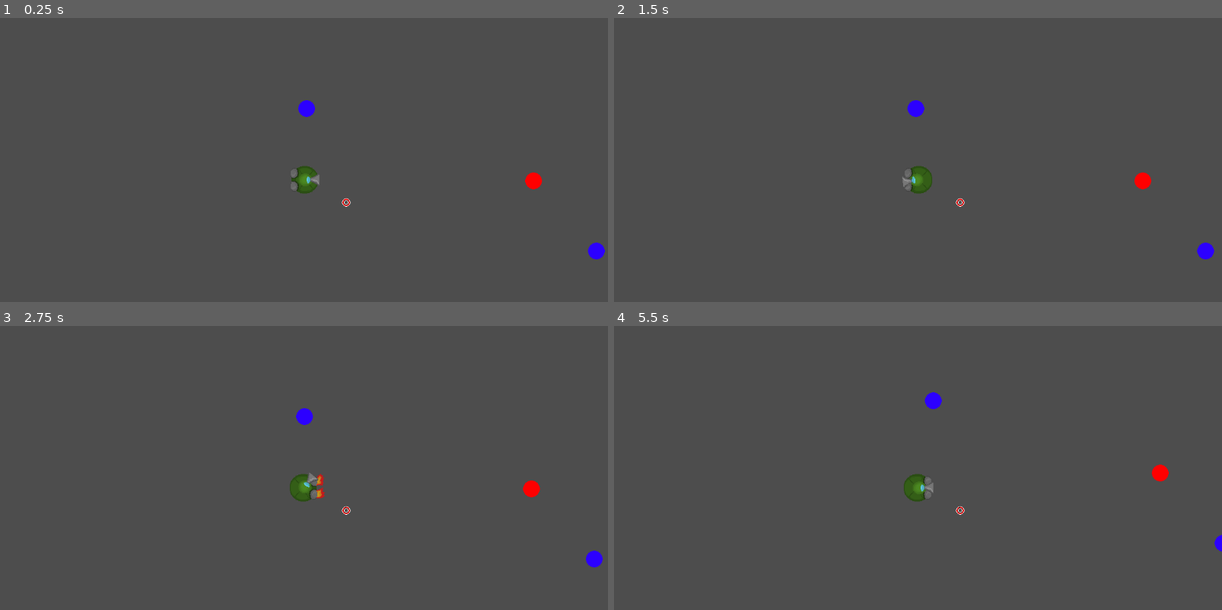
Above: before the commit, frames 1-4 (two rows, left to right).
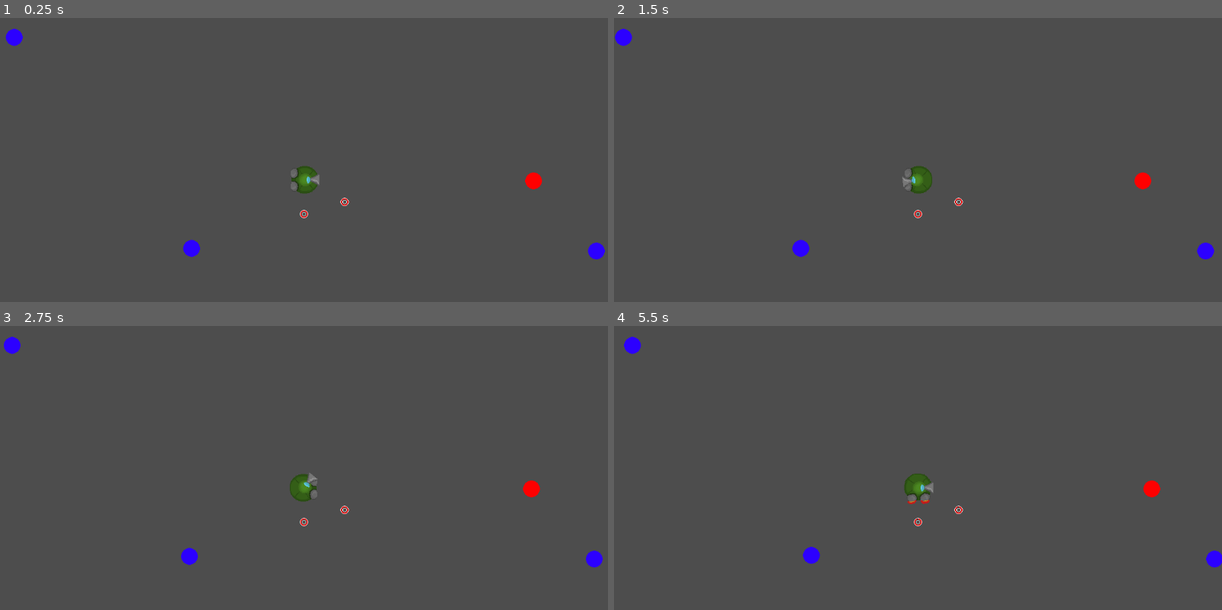
Above: after the commit, the same moments.

Repository: vmaxime03/ZigobarsJam
Game: Godot game, scene res://scenes/debug.tscn
Same seed, same stepped clock (60 frames per second), same inputs: the game is played once before the commit and once after it.
Inputs (mouse positions are in pixels of both pictures, inside the frame that each line leads up to):
- Up to frame 1 (0.25 s): no input
- Up to frame 2 (1.5 s): tap Enter at 0.5 s; move the mouse to (1051, 162) at 0.52 s; tap D (d) at 0.6 s; tap E (e) at 0.8, 1.35 s; move the mouse to (796, 196) at 1.27 s
- Up to frame 3 (2.75 s): tap A (q) at 1.55, 2.1 s; tap Space (space) at 2 s; move the mouse to (364, 411) at 2.02 s; hold Right mouse button (r_click) from 2.03 s (still down)
- Up to frame 4 (5.5 s): move the mouse to (887, 556) at 2.77 s; release Right mouse button (r_click) at 2.78 s; right-click (887, 556) at 2.85 s; tap S (s) at 3.05, 3.6 s; move the mouse to (1100, 539) at 3.52 s; hold Space (space) 3.53-4.28 s; move the mouse to (735, 436) at 4.27 s; tap Space (space) at 4.35 s; tap W (z) at 4.55, 5.1 s; move the mouse to (948, 487) at 5.02 s; tap Shift (l_maj, bound only after the commit) at 5.3 s

The runs differ from the first frame. In frame 1, 0.5% of the frame differs, in the area x 0-58%, y 3-85%; in frame 2, 0.5%; in frame 3, 0.5%; in frame 4, 1.1%, in the area x 1-100%, y 3-85%.

Commit message:
ajout aspirateur

Diff:
--- a/game/project.godot
+++ b/game/project.godot
@@ -24,6 +24,8 @@
 objets_interactifs="groupes des objets avec lesquels le joueur peut interagir"
 joueur=""
 hookable=""
+aspirable=""
+dechetRecuperable="dechet recuperable avec un valeur "
 
 [gui]
 
@@ -71,6 +73,11 @@
 "events": [Object(InputEventKey,"resource_local_to_scene":false,"resource_name":"","device":-1,"window_id":0,"alt_press …(192 unchanged characters)…
 ]
 }
+l_maj={
+"deadzone": 0.5,
+"events": [Object(InputEventKey,"resource_local_to_scene":false,"resource_name":"","device":-1,"window_id":0,"alt_pressed":false,"shift_pressed":false,"ctrl_pressed":false,"meta_pressed":false,"pressed":false,"keycode":0,"physical_keycode":4194325,"key_label":0,"unicode":0,"location":0,"echo":false,"script":null)
+]
+}
 
 [layer_names]
 
@@ -79,6 +86,9 @@
 2d_physics/layer_2="obstacle"
 2d_physics/layer_3="interactif"
 2d_physics/layer_4="grappin"
+2d_physics/layer_5="aspirateur"
+2d_physics/layer_6="aspirable"
+2d_physics/layer_7="dechetRecuperable"
 
 [physics]
 
--- /dev/null
+++ b/game/scenes/aspirateur.tscn
@@ -0,0 +1,29 @@
+[gd_scene load_steps=3 format=3 uid="uid://00dvf4im8tux"]
+
+[ext_resource type="Script" path="res://scripts/player/aspirateur.gd" id="1_gwkgw"]
+
+[sub_resource type="RectangleShape2D" id="RectangleShape2D_dm11p"]
+size = Vector2(64, 48)
+
+[node name="Aspirateur" type="Node2D" node_paths=PackedStringArray("collision_shape")]
+script = ExtResource("1_gwkgw")
+collision_shape = NodePath("aspi/CollisionPolygon2D")
+
+[node name="aspi" type="Area2D" parent="."]
+collision_layer = 16
+collision_mask = 32
+
+[node name="CollisionPolygon2D" type="CollisionPolygon2D" parent="aspi"]
+
+[node name="collector" type="Area2D" parent="."]
+collision_layer = 16
+collision_mask = 64
+
+[node name="CollisionShape2D" type="CollisionShape2D" parent="collector"]
+position = Vector2(32, 0)
+shape = SubResource("RectangleShape2D_dm11p")
+
+[connection signal="body_entered" from="aspi" to="." method="_on_aspi_body_entered"]
+[connection signal="body_exited" from="aspi" to="." method="_on_aspi_body_exited"]
+[connection signal="body_entered" from="collector" to="." method="_on_collector_body_entered"]
+[connection signal="body_exited" from="collector" to="." method="_on_collector_body_exited"]
--- a/game/scenes/bloc.tscn
+++ b/game/scenes/bloc.tscn
@@ -1,17 +1,20 @@
-[gd_scene load_steps=3 format=3 uid="uid://cdxjvtv06syl3"]
+[gd_scene load_steps=4 format=3 uid="uid://cdxjvtv06syl3"]
 
+[ext_resource type="Script" path="res://scripts/blocs/bloc_recuperable.gd" id="1_40dh3"]
 [ext_resource type="Texture2D" uid="uid://sakcebvqwcn2" path="res://assets/art/temp_bloc.png" id="1_jd7hy"]
 
 [sub_resource type="CircleShape2D" id="CircleShape2D_ouag5"]
 radius = 16.0
 
-[node name="Bloc" type="RigidBody2D"]
-position = Vector2(554, 135)
-collision_layer = 2
+[node name="StaticBody2D" type="StaticBody2D" groups=["aspirable", "dechetRecuperable"]]
+collision_layer = 34
+collision_mask = 67
+script = ExtResource("1_40dh3")
+
+[node name="Sprite2D2" type="Sprite2D" parent="."]
+texture = ExtResource("1_jd7hy")
 metadata/_edit_group_ = true
 
-[node name="CollisionShape2D" type="CollisionShape2D" parent="."]
+[node name="CollisionShape2D2" type="CollisionShape2D" parent="."]
 shape = SubResource("CircleShape2D_ouag5")
-
-[node name="Sprite2D" type="Sprite2D" parent="."]
-texture = ExtResource("1_jd7hy")
+metadata/_edit_group_ = true
--- a/game/scenes/debug.tscn
+++ b/game/scenes/debug.tscn
@@ -33,6 +33,7 @@
 [node name="Bloc2" parent="." instance=ExtResource("2_ahhrw")]
 
 [node name="Bloc3" parent="." instance=ExtResource("2_ahhrw")]
+position = Vector2(336, 400)
 
 [node name="ObjetInteractif2" parent="." node_paths=PackedStringArray("text", "audio") instance=ExtResource("3_1fy3i")]
 position = Vector2(984, 272)
@@ -59,7 +60,8 @@
 texture = ExtResource("4_6ffsc")
 
 [node name="HookableBloc" type="StaticBody2D" parent="ObjetInteractif2"]
-collision_layer = 2
+collision_layer = 34
+collision_mask = 3
 
 [node name="CollisionShape2D" type="CollisionShape2D" parent="ObjetInteractif2/HookableBloc"]
 shape = SubResource("CircleShape2D_ouag5")
--- a/game/scenes/objet_interactif.tscn
+++ b/game/scenes/objet_interactif.tscn
@@ -5,7 +5,7 @@
 [sub_resource type="CircleShape2D" id="CircleShape2D_ba55d"]
 radius = 64.0
 
-[node name="ObjetInteractif" type="Node2D" node_paths=PackedStringArray("interactionArea") groups=["hookable"]]
+[node name="ObjetInteractif" type="Node2D" node_paths=PackedStringArray("interactionArea") groups=["aspirable", "hookable"]]
 script = ExtResource("1_qtc64")
 interactionArea = NodePath("InteractionArea")
 metadata/_edit_group_ = true
--- a/game/scenes/player.tscn
+++ b/game/scenes/player.tscn
@@ -1,9 +1,10 @@
-[gd_scene load_steps=27 format=3 uid="uid://dgxyex6m3exjm"]
+[gd_scene load_steps=28 format=3 uid="uid://dgxyex6m3exjm"]
 
 [ext_resource type="Script" path="res://scripts/player/player.gd" id="1_5785e"]
 [ext_resource type="Texture2D" uid="uid://u3yx35oaoe8s" path="res://assets/art/vaisseau/vaisseauBaseAllAnime.png" id="2_0udfh"]
 [ext_resource type="Texture2D" uid="uid://dl5epqqy5hdam" path="res://assets/art/vaisseau/teteVaisseau.png" id="3_03r80"]
 [ext_resource type="Texture2D" uid="uid://d25plol515f2w" path="res://assets/art/progress_under.png" id="4_rl1vn"]
+[ext_resource type="PackedScene" uid="uid://00dvf4im8tux" path="res://scenes/aspirateur.tscn" id="4_t4ctc"]
 [ext_resource type="Texture2D" uid="uid://qh6yl0nmi8w0" path="res://assets/art/progress_over.png" id="5_mlf7w"]
 [ext_resource type="Texture2D" uid="uid://mvamk8j3m4ja" path="res://assets/art/progress.png" id="6_wuw4j"]
 
@@ -142,14 +143,16 @@
 "move": SubResource("Animation_qjcpm")
 }
 
-[node name="Player" type="CharacterBody2D" node_paths=PackedStringArray("carbBar", "interactButton", "body", "arm", "animation_tree") groups=["joueur"]]
+[node name="Player" type="CharacterBody2D" node_paths=PackedStringArray("carbBar", "o2Bar", "interactButton", "body", "arm", "aspirateur", "animation_tree") groups=["joueur"]]
 collision_mask = 6
 script = ExtResource("1_5785e")
 carb = 1000
 carbBar = NodePath("Control/TextureProgressBar")
+o2Bar = NodePath("Control/TextureProgressBar2")
 interactButton = NodePath("Control/SelectButton")
 body = NodePath("body")
 arm = NodePath("arm")
+aspirateur = NodePath("arm/Aspirateur")
 animation_tree = NodePath("AnimationTree")
 
 [node name="CollisionShape2D" type="CollisionShape2D" parent="."]
@@ -164,14 +167,17 @@
 [node name="arm" type="Sprite2D" parent="."]
 texture = ExtResource("3_03r80")
 
+[node name="Aspirateur" parent="arm" node_paths=PackedStringArray("player") instance=ExtResource("4_t4ctc")]
+player = NodePath("../..")
+
 [node name="Control" type="Control" parent="."]
 custom_minimum_size = Vector2(32, 32)
 layout_mode = 3
 anchors_preset = 0
-offset_left = -82.0
-offset_top = -72.0
-offset_right = 88.0
-offset_bottom = 74.0
+offset_left = -85.0
+offset_top = -73.0
+offset_right = 85.0
+offset_bottom = 73.0
 metadata/_edit_group_ = true
 
 [node name="TextureProgressBar" type="TextureProgressBar" parent="Control"]
@@ -194,6 +200,26 @@
 tint_under = Color(0, 0, 0, 1)
 tint_progress = Color(1, 1, 0, 1)
 
+[node name="TextureProgressBar2" type="TextureProgressBar" parent="Control"]
+custom_minimum_size = Vector2(16, 16)
+layout_mode = 1
+anchors_preset = 7
+anchor_left = 0.5
+anchor_top = 1.0
+anchor_right = 0.5
+anchor_bottom = 1.0
+offset_left = -8.0
+offset_top = -16.0
+offset_right = 8.0
+grow_horizontal = 2
+grow_vertical = 0
+fill_mode = 4
+texture_under = ExtResource("4_rl1vn")
+texture_over = ExtResource("5_mlf7w")
+texture_progress = ExtResource("6_wuw4j")
+tint_under = Color(0, 0, 0, 1)
+tint_progress = Color(1, 1, 0, 1)
+
 [node name="SelectButton" type="Button" parent="Control"]
 layout_mode = 0
 offset_right = 8.0
--- /dev/null
+++ b/game/scripts/blocs/bloc_recuperable.gd
@@ -0,0 +1,8 @@
+extends StaticBody2D
+
+
+@export var valeur : int = 10
+
+func recuperer() -> int :
+	queue_free()
+	return valeur
--- a/game/scripts/hook/hook.gd
+++ b/game/scripts/hook/hook.gd
@@ -72,8 +72,7 @@
 			delete()
 	# si l'objet est attirable, actualise le point du grapin
 	else :
-		if (pullable) :
-			position = to_global(fixedOn.position)/2
+		position = to_global(fixedOn.position)/2
 		rope.set_point_position(1, position)
 
 		# rotation de la point par rapport au joueur
@@ -83,17 +82,17 @@
 
 # quand le grapin entre en colision avec un objet
 func _on_area_2d_body_entered(body: Node2D) -> void:
-	# on recupere l'objet avec qui il colisionne
-	fixed = true
-	fixedOn = body
+	if (!fixed):
+		# on recupere l'objet avec qui il colisionne
+		fixed = true
+		fixedOn = body
 
+		# on cherche si l'objet a un parent hookable
+		var n : Node = body
+		while (n != null and !n.is_in_group("hookable")):
+			n = n.get_parent()
 
-	# on cherche si l'objet a un parent hookable
-	var n : Node = body
-	while (n != null and !n.is_in_group("hookable")):
-		n = n.get_parent()
-
-	# si oui, on indique l'objet pullable et on met l'objet hookablke a fixedOn
-	if (n != null and n.is_in_group("hookable")) :
-		pullable = true
-		fixedOn = n
+		# si oui, on indique l'objet pullable et on met l'objet hookablke a fixedOn
+		if (n != null and n.is_in_group("hookable")) :
+			pullable = true
+			fixedOn = n
--- a/game/scripts/hookable.gd
+++ b/game/scripts/hookable.gd
@@ -16,7 +16,7 @@
 
 func hook_pull_physics(delta : float):
     if (hooked) :
-        position += hook_pull
+        position += hook_pull * delta
         hooked = false
 
 
--- /dev/null
+++ b/game/scripts/player/aspirateur.gd
@@ -0,0 +1,54 @@
+class_name Aspirateur
+extends Node2D
+
+@export var collision_shape : CollisionPolygon2D
+@export var player : Player
+
+@export var aspirange : int = 256
+@export var aspiforce : int = 50
+
+var actif : bool = false
+
+var aAspirer : Dictionary
+
+# set de la range d 'aspiration
+func _ready() -> void:
+	collision_shape.polygon= [Vector2.ZERO, Vector2(cos(PI/4)*aspirange, sin(PI/4)* aspirange),
+							  Vector2(aspirange, 0), Vector2(cos(-PI/4)*aspirange, sin(-PI/4)* aspirange)]
+
+
+func _physics_process(delta: float) -> void:
+	if (actif):
+		for key in aAspirer:
+			var body : Node2D = aAspirer.get(key)
+			var vect : Vector2 = Vector2(body.position.x - player.position.x, body.position.y - player.position.y)
+			body.position += -vect.normalized() * aspiforce * delta
+
+
+func _on_aspi_body_exited(body: Node2D) -> void:
+	aAspirer.erase(body.get_instance_id())
+
+
+func _on_aspi_body_entered(body: Node2D) -> void:
+	var n : Node2D = body
+	while (is_instance_of(n.get_parent(), Node2D) and !n.is_in_group("aspirable")):
+		n = n.get_parent()
+
+	if (n != null and n.is_in_group("aspirable")):
+		aAspirer.get_or_add(body.get_instance_id(), n)
+
+
+
+func _on_collector_body_entered(body: Node2D) -> void:
+	print(body.name)
+	if (actif):
+		var n : Node2D = body
+		while (is_instance_of(n.get_parent(), Node2D) and !n.is_in_group("dechetRecuperable")):
+			n = n.get_parent()
+
+		if (n != null and n.is_in_group("dechetRecuperable")):
+			print(n.recuperer())
+
+
+func _on_collector_body_exited(body: Node2D) -> void:
+	pass # Replace with function body.
--- a/game/scripts/player/player.gd
+++ b/game/scripts/player/player.gd
@@ -6,12 +6,15 @@
 @export_subgroup("SKILLS")
 @export var hook_enable : bool = true
 @export var dash_enable : bool = true
+@export var brake_enable : bool = true
+@export var aspirateur_enable : bool = true
 
 @export_subgroup("STATS")
 @export var BASE_SPEED : Vector2  = Vector2(300, 300)
 @export var HOOK_PULL_FORCE : int = 10
 @export var maxpower : int = 10
 @export var minpower : int = 1
+@export var o2 : float = 100
 @export var carb : int = 100
 @export var dashBaseCD : int = 5
 @export var dashCost : int = 30
@@ -21,6 +24,7 @@
 
 @export_group("AFFICHAGE STATS")
 @export var carbBar : TextureProgressBar
+@export var o2Bar : TextureProgressBar
 @export var interactButton : Button
 
 
@@ -29,7 +33,7 @@
 @export_group("SCENE")
 @export var body : Sprite2D
 @export var arm : Sprite2D
-
+@export var aspirateur : Aspirateur
 @export var animation_tree : AnimationTree
 @onready var state_machine : AnimationNodeStateMachinePlayback = animation_tree.get("parameters/playback")
 
@@ -44,16 +48,22 @@
 @onready var dashCD : int = 0
 
 
+# TODO
+func check_for_loose():
+	pass
+
 # update la barre de carburant
 func _update_carb_bar() -> void :
 	carbBar.value = carb
 
-# TODO barre d'oxygene
+# bar d oxygene
+func _update_o2_bar() -> void :
+	o2Bar.value = o2
 
 # on ready
 func _ready() -> void:
 	carbBar.max_value = carb
-
+	o2Bar.max_value = o2
 	interactButton.hide()
 
 
@@ -63,6 +73,10 @@
 var dir : Vector2
 
 func _physics_process(delta: float) -> void:
+
+	check_for_loose()
+
+
 	mousePos = get_global_mouse_position()
 	vel = velocity
 
@@ -88,7 +102,6 @@
 		# jouer l'animation
 		state_machine.travel("idle")
 
-	#TODO freinage
 
 
 
@@ -106,8 +119,17 @@
 	if (dash_enable):
 		dash_action()
 
+	if (brake_enable):
+		brake_action()
+
+	if (aspirateur_enable):
+		aspirateur_action()
+
 	# actualiser la barre de carburant
 	_update_carb_bar()
+
+	o2 -= delta
+	_update_o2_bar()
 
 	# on gere les rotation des sprite en fonction de la souris et de la velocité
 	arm.rotation = atan2(mousePos.y - position.y, mousePos.x - position.x)
@@ -118,9 +140,18 @@
 	move_and_slide()
 
 
+
+func aspirateur_action() -> void :
+	aspirateur.actif = Input.is_action_pressed("r_click")
+
+
+func brake_action():
+	if Input.is_action_pressed("space"):
+		vel *= 0.95
+
 # action dash
 func dash_action():
-	if (Input.is_action_just_pressed("space")) :
+	if (Input.is_action_just_pressed("l_maj")) :
 		if (dashCD <= 0 and carb >= dashCost) :
 			print("dash")
 			dashCD = dashBaseCD
@@ -164,12 +195,14 @@
 	if (hook != null):
 		if (hook.fixed) :
 			var hookVector : Vector2 = hook.get_vector()
+
+
 			var effectivePullForce = HOOK_PULL_FORCE * hook.get_tension()
 
 			vel += hookVector.normalized() * effectivePullForce
 
 			if (hook.pullable) :
-				hook.fixedOn.compute_hook_pull(hookVector, effectivePullForce)
+				hook.fixedOn.compute_hook_pull(hookVector, effectivePullForce * vel.length())
 
 
 # quand on entre dans la range d'un objet interactif, cette methode est appele par ObjetInteractif
